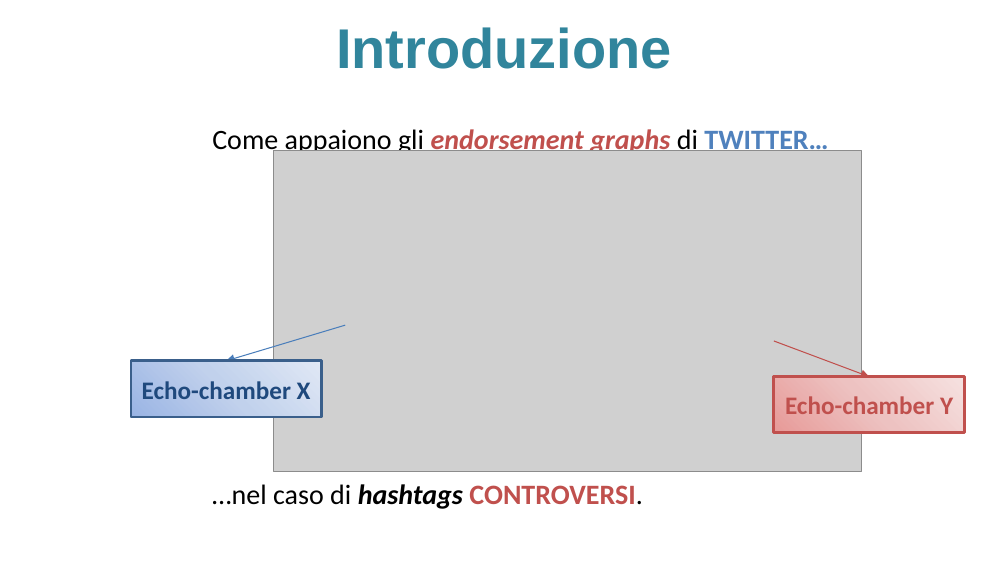
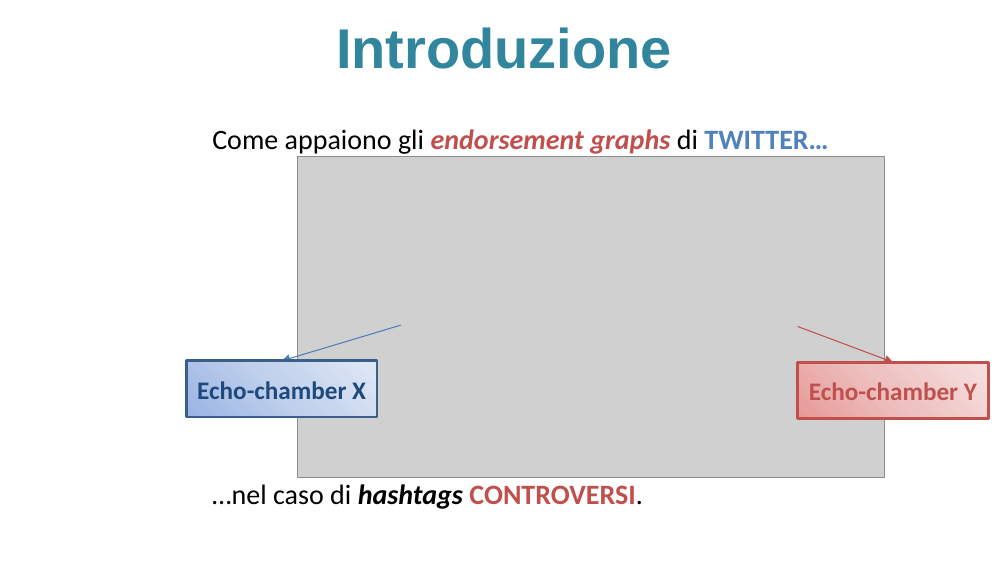
Before and after one commit to sidious1991/TesiLatex, a slide deck: slide 6 of PRESENTAZIONE_TESI/presentazione_agostini_stefano_16_9.pptx. Drawn at 1008x567 pixels with LibreOffice and Linux fonts; fonts in the diff are those of the drawing; grey boxes stand for pictures; background and template pictures are left out. Boxes give left, top, right and bottom in pixels: in the first picture for what was removed or moved away, otherwise in the second. Text is boxed around its words. In the diff, an @@ line names an element or a change of style, - is before the commit and + after.

```diff
--- a/PRESENTAZIONE_TESI/presentazione_agostini_stefano_16_9.pptx
+++ b/PRESENTAZIONE_TESI/presentazione_agostini_stefano_16_9.pptx
@@ picture: place and size @@
-picture at (274,150,862,471)
+picture at (297,156,885,477)
@@ arrow moved from (346, 326) - (226, 361) to (401, 326) - (282, 361) @@
@@ arrow moved from (774, 341) - (869, 377) to (797, 327) - (893, 362) @@
@@ rectangle "Echo-chamber X": place and size @@
-rectangle "Echo-chamber X" at (131,361,322,417)
+rectangle "Echo-chamber X" at (186,361,377,417)
@@ rectangle "Echo-chamber Y": place and size @@
-rectangle "Echo-chamber Y" at (774,377,965,433)
+rectangle "Echo-chamber Y" at (797,362,988,418)
```
Also in this commit, not shown: 4 other slides changed, 1 other file.
